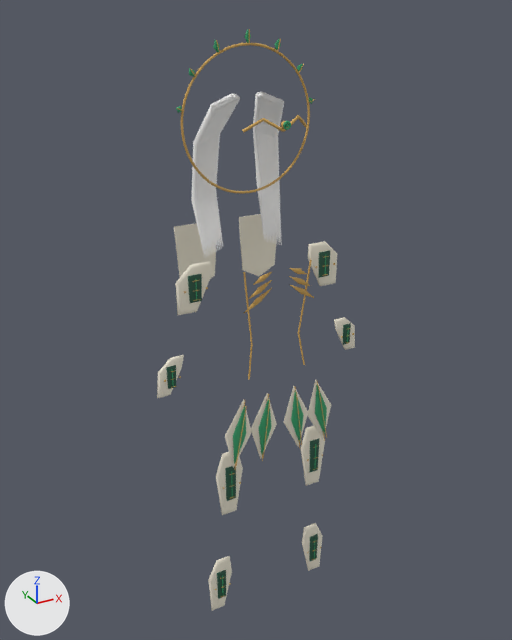
Two versions of the OBJ model ArtSource/Heroes/ConceptModels/Tahla-new-parts.obj, one commit apart.
The view is the same before and after, from a 50 mm camera at (-0.919, -1.674, 2.002) aimed at (0.019, 0.032, 1.149). Every picture has the same lights, and +X, +Y and +Z are marked at lower left. The older version comes first. Where no turn or scale is listed for an object, it has been applied to the vertices. Vertices at exactly the same position are counted once.

Objects in the first picture: 'Tahla-new-parts'.
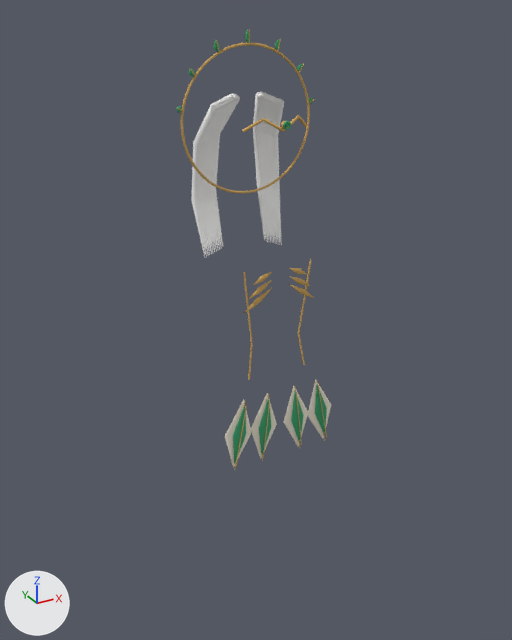
Location of each change, (x1, y1, x2, y2) in pixels of the pictures (512 x 640 px):
'Tahla-new-parts', reshaped (22% narrower, 24% shorter): before (157, 29, 355, 611); after (176, 29, 331, 470)
part 1 of me_tahla_new_parts, deleted: before (157, 214, 355, 611)

The change, as a list of edits to the scene's bpy script:
```text
Change me_tahla_new_parts:
    used by ob_tahla_new_parts; location = (0.0, 0.0, 0.0)
    remove me_tahla_new_parts.from_pydata(...)  # 4081 vertices, 7570 faces; spans x -0.33..0.33, y -0.17..0.19, z 0.21..1.95
    add me_tahla_new_parts.from_pydata(...)  # 2705 vertices, 5122 faces; spans x -0.21..0.21, y -0.17..0.12, z 0.79..1.95
    me_tahla_new_parts part 1: 76 loose pieces with 1376 vertices, spanning x -0.33..0.33, y -0.13..0.19, z 0.21..1.43, are deleted
    remove me_tahla_new_parts.materials.append(mat_tahla_surface_0)  # dark green #275945
```
